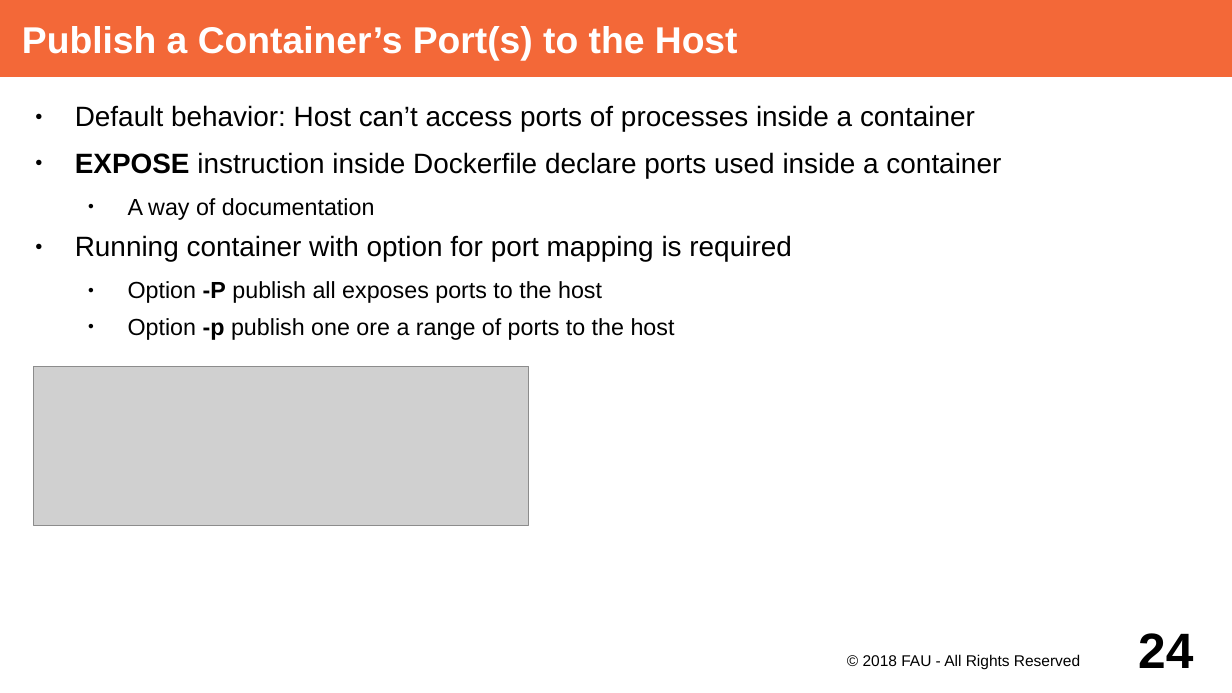
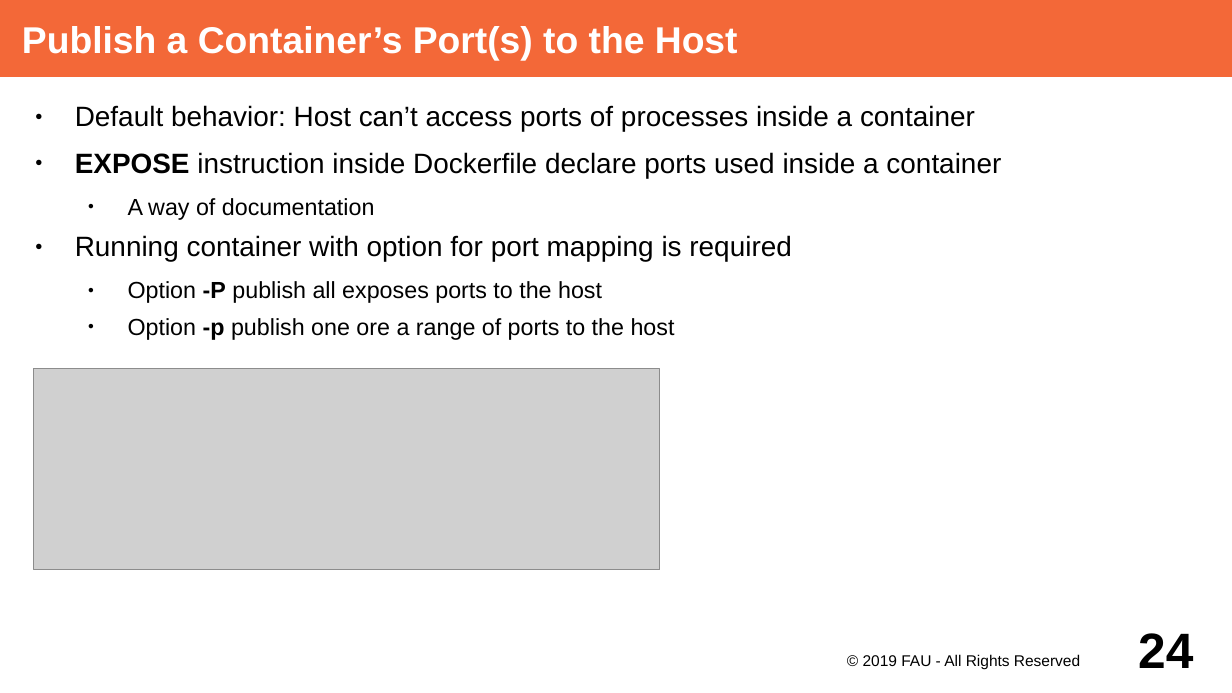
Before and after one commit to dirkriehle/adap-course, a slide deck: slide 24 of Lecture Slides/ADAP Z01 - Containerization.odp. Drawn at 1232x693 pixels with LibreOffice and Linux fonts; fonts in the diff are those of the drawing; grey boxes stand for pictures. Boxes give left, top, right and bottom in pixels: in the first picture for what was removed or moved away, otherwise in the second. Text is boxed around its words. In the diff, an @@ line names an element or a change of style, - is before the commit and + after.

Commit message:
Extend containerization slides with container orchestration content

```diff
--- a/Lecture Slides/ADAP Z01 - Containerization.odp
+++ b/Lecture Slides/ADAP Z01 - Containerization.odp
@@ picture: place and size @@
-picture at [34,367,529,525]
+picture at [34,369,660,570]
@@ text at [863,654,1080,670]: text changed @@
-© 2018 FAU - All Rights Reserved
+© 2019 FAU - All Rights Reserved
```
Also in this commit, not shown: 26 other slides changed.
